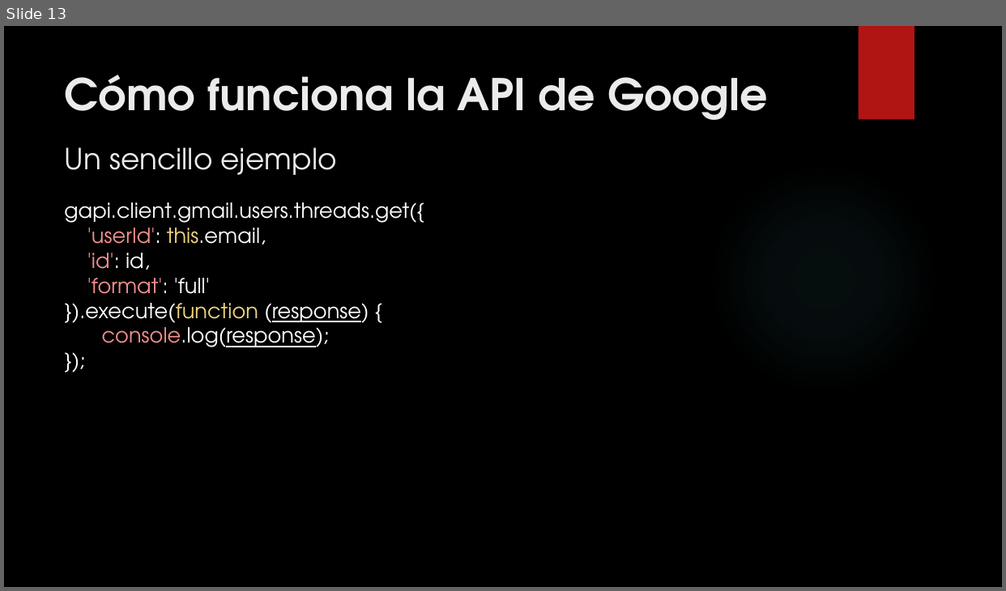
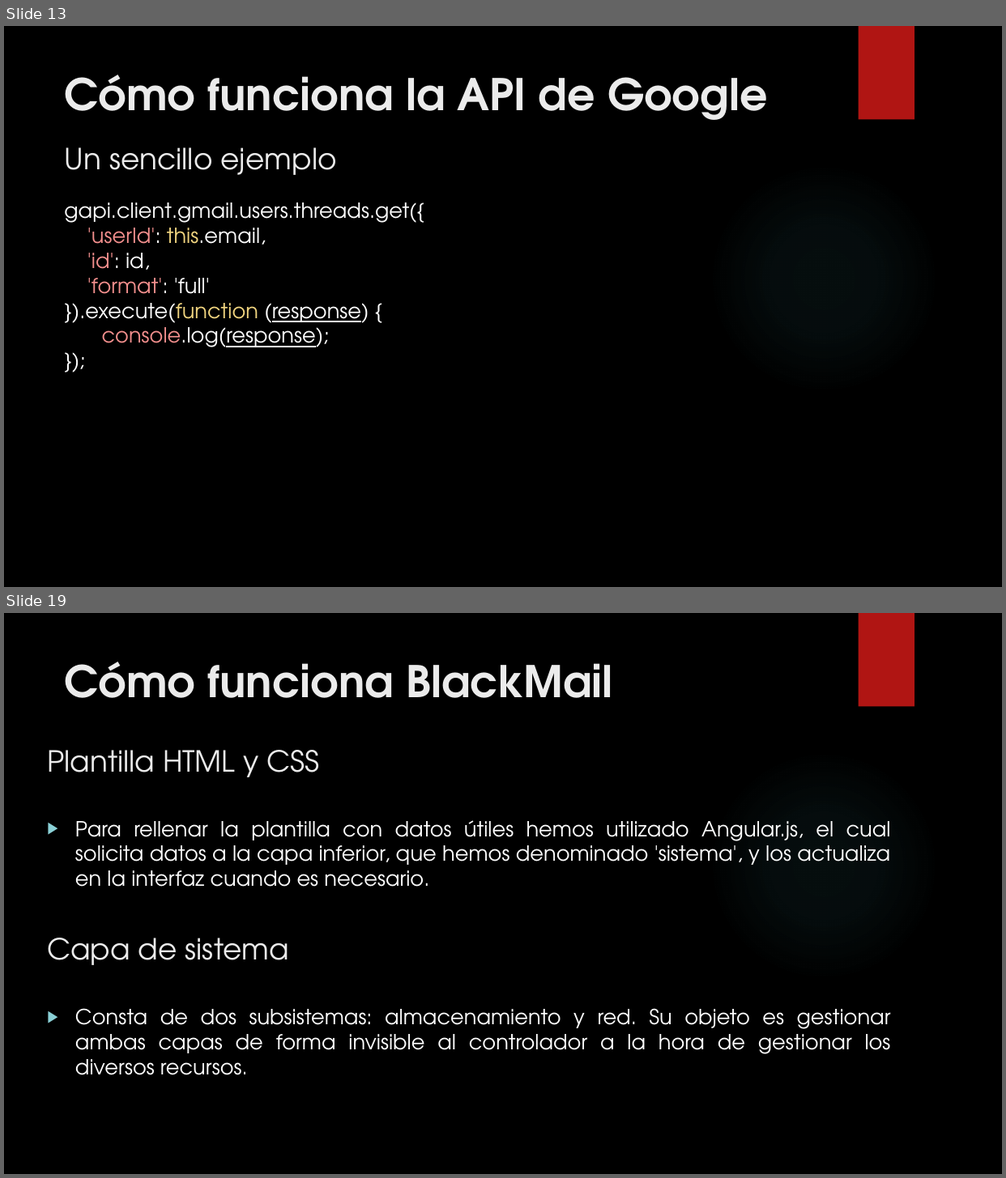
Before and after one commit to Brugarolas/BlackMail, a slide deck: BlackMail.pptx. Shown one above the other, each under a label of ours: slide 13 before the commit, slides 13 and 19 after it; the slides between them are not shown. The pictures are 1006x591 and 1006x1178 pixels, drawn with LibreOffice and Linux fonts; fonts in the diff are those of the drawing; background and template pictures are left out. Boxes give left, top, right and bottom in pixels: in the first picture for what was removed or moved away, otherwise in the second. Text is boxed around its words. In the diff, an @@ line names an element or a change of style, - is before the commit and + after.

```diff
--- a/BlackMail.pptx
+++ b/BlackMail.pptx
@@ slide 19 added at [4,613,1002,1174], background picture (left out); not listed: 2 template elements that a slide beside it also shows @@
@@ title added at [65,662,613,698], 42 pt, text #EBEBEB, bold @@
+Cómo funciona BlackMail
@@ text added at [47,750,320,777], 28 pt, text #EBEBEB @@
+Plantilla HTML y CSS
@@ text added at [75,820,891,887], 20 pt, text #FFFFFF @@
+▶ Para rellenar la plantilla con datos útiles hemos utilizado Angular.js, el cual solicita datos a la capa inferior, que hemos denominado 'sistema', y los actualiza en la interfaz cuando es necesario.
@@ text added at [47,938,289,965], 28 pt, text #EBEBEB @@
+Capa de sistema
@@ text added at [75,1008,891,1076], 20 pt, text #FFFFFF @@
+▶ Consta de dos subsistemas: almacenamiento y red. Su objeto es gestionar ambas capas de forma invisible al controlador a la hora de gestionar los diversos recursos.
```
Also in this commit, not shown: 9 other slides added, 2 other files.
